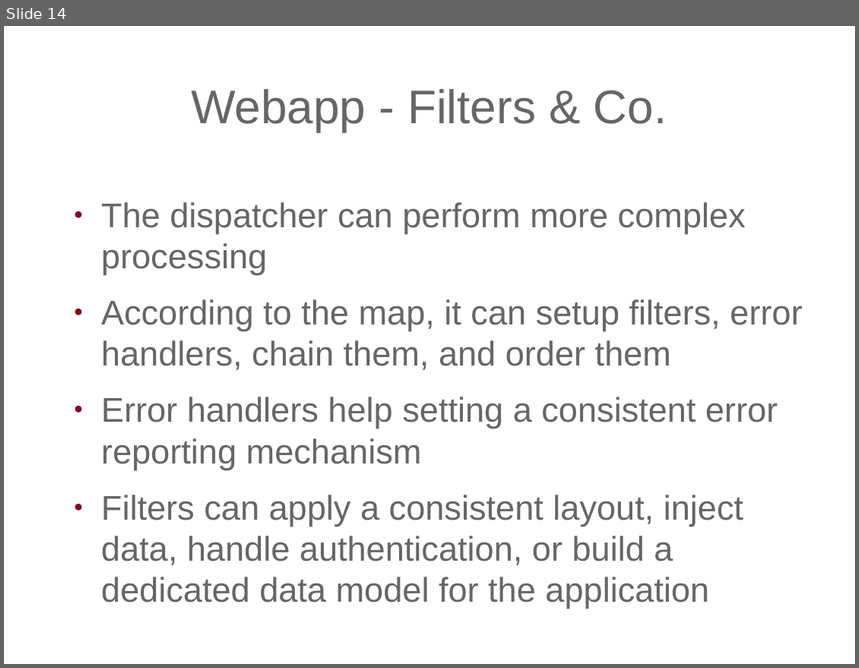
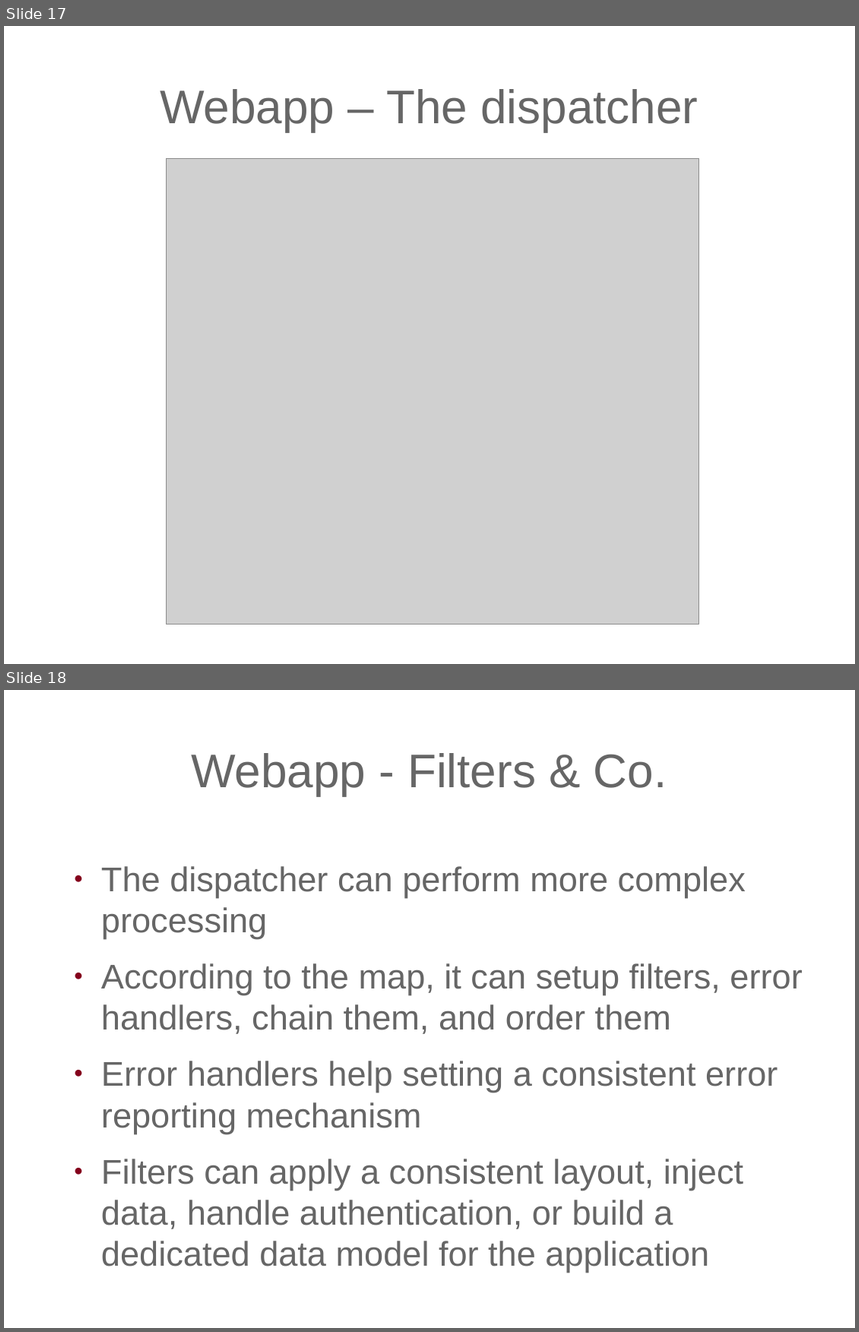
Before and after one commit to expath/expath-www, a slide deck: misc/2011-prague/presentation/fgeorges-servlex.odp. Shown one above the other, each under a label of ours: slide 14 before the commit, slides 17 and 18 after it. The pictures are 859x668 and 859x1332 pixels, drawn with LibreOffice and Linux fonts; fonts in the diff are those of the drawing; grey boxes stand for pictures; background and template pictures are left out. Boxes give left, top, right and bottom in pixels: in the first picture for what was removed or moved away, otherwise in the second. Text is boxed around its words. In the diff, an @@ line names an element or a change of style, - is before the commit and + after.

```diff
--- a/misc/2011-prague/presentation/fgeorges-servlex.odp
+++ b/misc/2011-prague/presentation/fgeorges-servlex.odp
@@ slide 17 added at box(4, 26, 855, 664), background picture (left out) @@
@@ title added at box(160, 89, 698, 132), 44 pt, text #666666 @@
+Webapp – The dispatcher
@@ picture added at box(166, 159, 699, 625) @@
@@ what was slide 14 is now slide 18 @@
```
Also in this commit, not shown: 1 slide changed, 3 other slides added.
